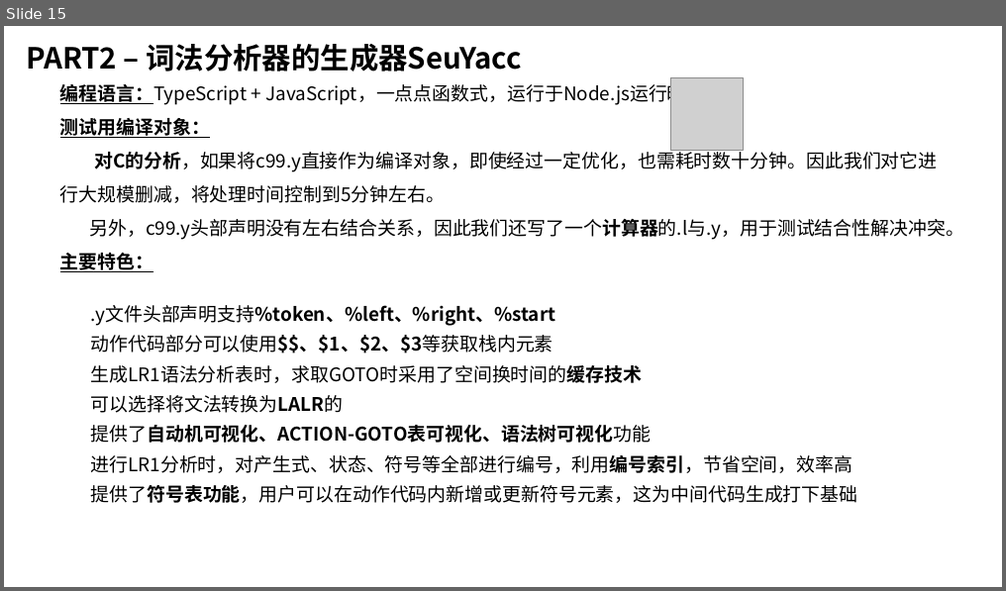
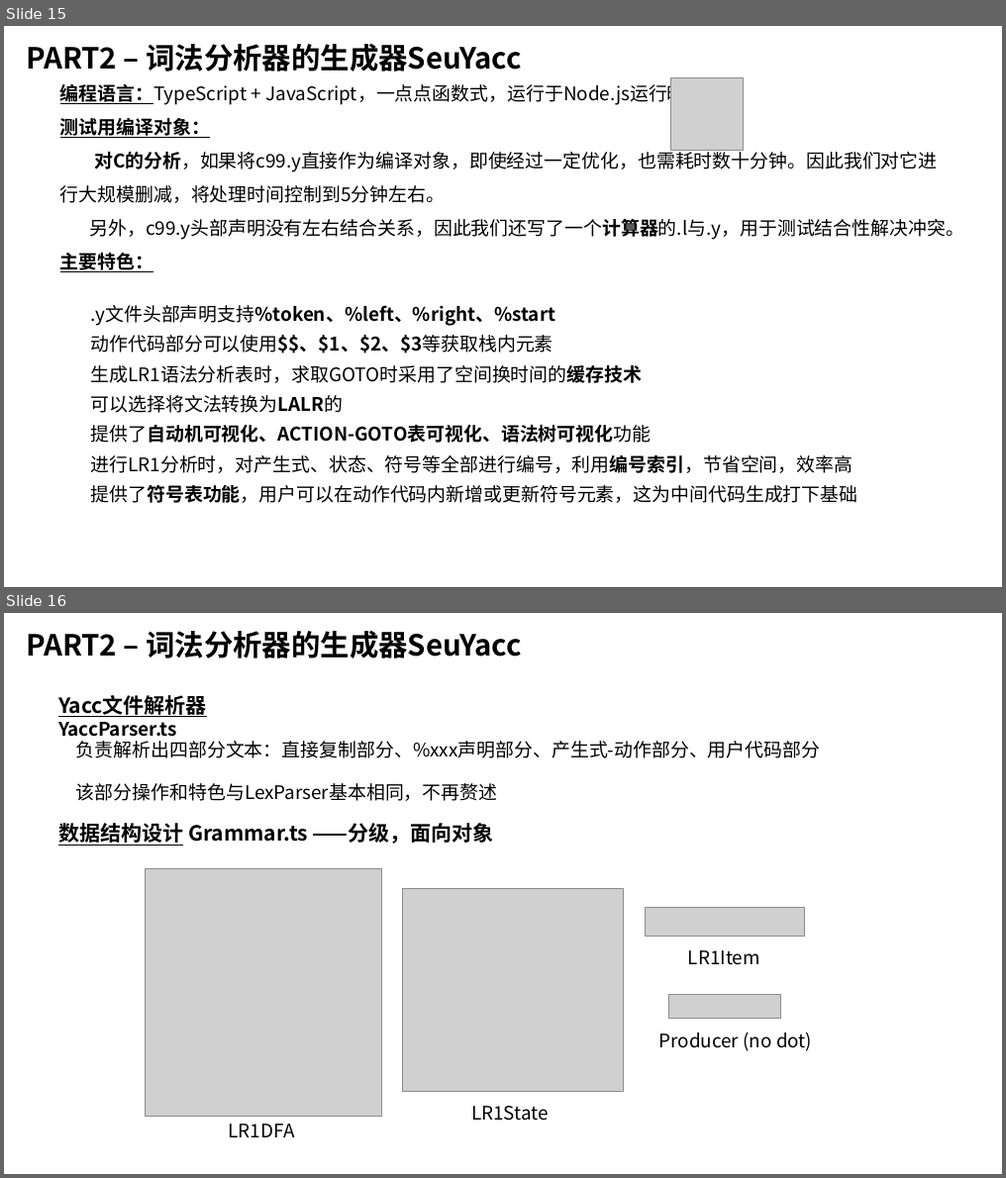
Before and after one commit to z0gSh1u/seu-lex-yacc, a slide deck: doc/答辩Slides.pptx. Shown one above the other, each under a label of ours: slide 15 before the commit, slides 15 and 16 after it. The pictures are 1006x591 and 1006x1178 pixels, drawn with LibreOffice and Linux fonts; fonts in the diff are those of the drawing; grey boxes stand for pictures. Boxes give left, top, right and bottom in pixels: in the first picture for what was removed or moved away, otherwise in the second. Text is boxed around its words. In the diff, an @@ line names an element or a change of style, - is before the commit and + after.

```diff
--- a/doc/答辩Slides.pptx
+++ b/doc/答辩Slides.pptx
@@ slide 16 added at (4,613,1002,1174), background #FFFFFF @@
@@ text added at (26,631,522,659), 28 pt, text #000000, bold @@
+PART2 – 词法分析器的生成器SeuYacc
@@ text added at (58,695,207,742), 18 pt, text #000000, bold @@
+Yacc文件解析器 YaccParser.ts
@@ text added at (76,741,820,759), 18 pt, text #000000 @@
+负责解析出四部分文本：直接复制部分、%xxx声明部分、产生式-动作部分、用户代码部分
@@ text added at (76,783,498,801), 18 pt, text #000000 @@
+该部分操作和特色与LexParser基本相同，不再赘述
@@ text added at (58,821,494,847), 20 pt, text #000000, bold @@
+数据结构设计 Grammar.ts ——分级，面向对象
@@ picture added at (145,869,381,1116) @@
@@ picture added at (402,888,623,1092) @@
@@ picture added at (646,908,804,937) @@
@@ text added at (688,951,760,965), 18 pt, text #000000 @@
+LR1Item
@@ picture added at (668,995,781,1018) @@
@@ text added at (659,1032,812,1052), 18 pt, text #000000 @@
+Producer (no dot)
@@ text added at (471,1106,548,1121), 18 pt, text #000000 @@
+LR1State
@@ text added at (229,1124,295,1138), 18 pt, text #000000 @@
+LR1DFA
```
Also in this commit, not shown: 5 other slides added, 3 slides removed, 28 other files.
